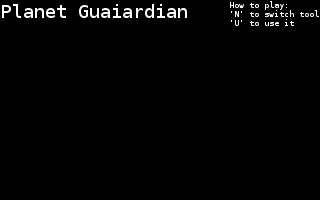
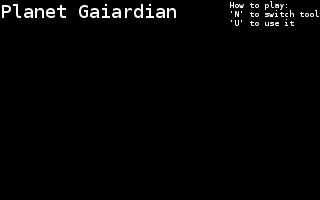
Layered file, before and after one edit (320x200). Changes by layer:
renamed "Planet Guaiardian" to "Planet Gaiardian", painted on it over [90, 4, 187, 18]
